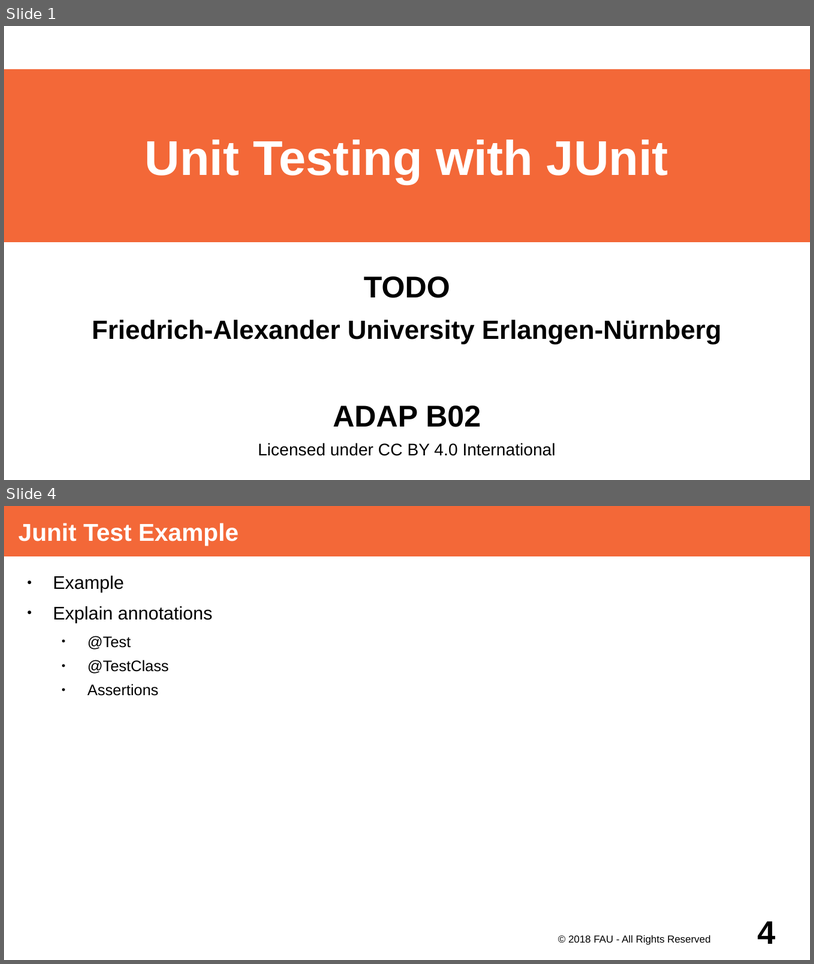
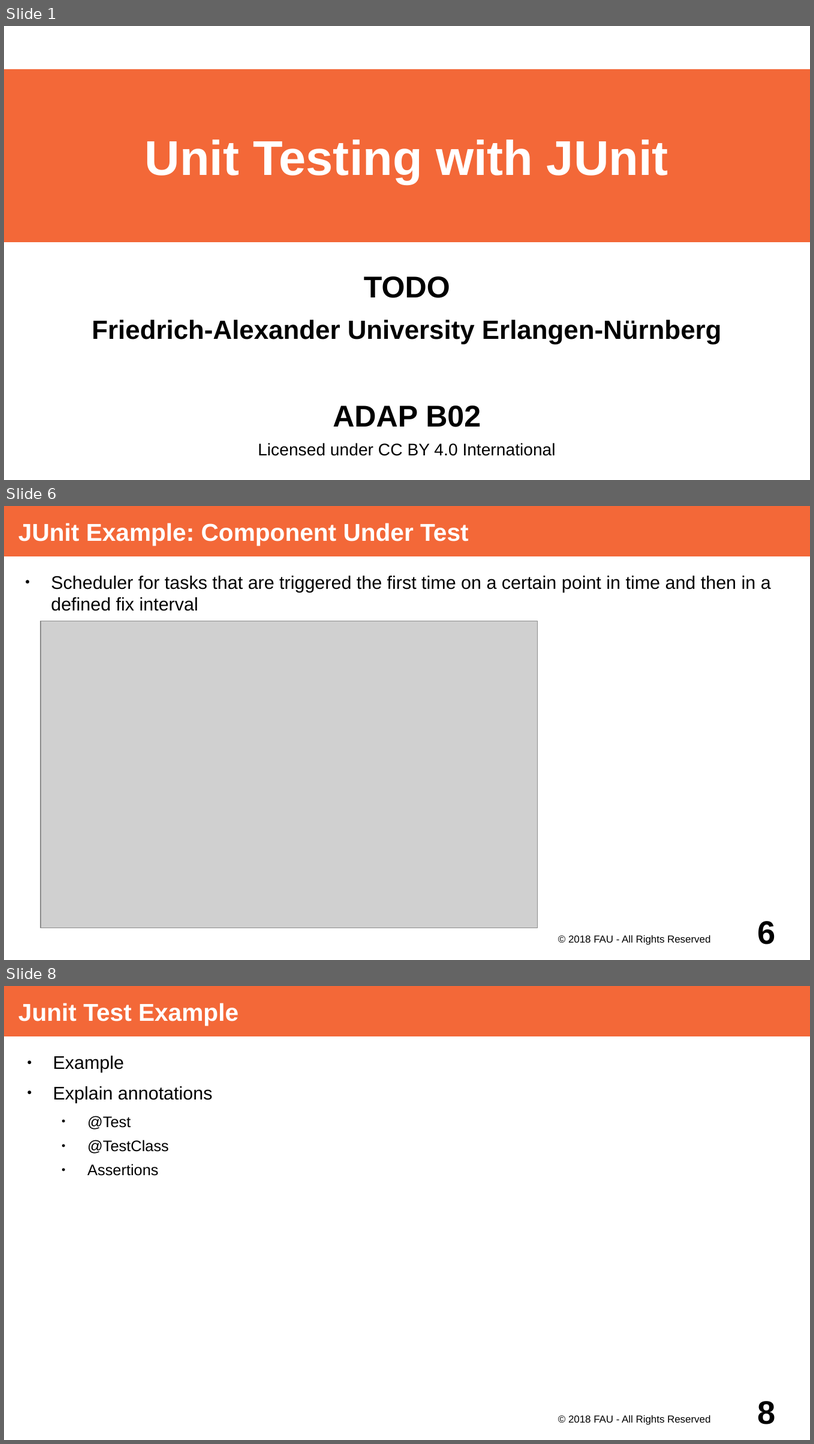
Before and after one commit to dirkriehle/adap-course, a slide deck: Lecture Slides/ADAP B02- Unit Testing with JUnit.odp. Shown one above the other, each under a label of ours: slides 1 and 4 before the commit, slides 1, 6 and 8 after it; the slides between them are not shown. The pictures are 814x964 and 814x1444 pixels, drawn with LibreOffice and Linux fonts; fonts in the diff are those of the drawing; grey boxes stand for pictures. Boxes give left, top, right and bottom in pixels: in the first picture for what was removed or moved away, otherwise in the second. Text is boxed around its words. In the diff, an @@ line names an element or a change of style, - is before the commit and + after.

Commit message:
Add first samples for JUnit

```diff
--- a/Lecture Slides/ADAP B02- Unit Testing with JUnit.odp
+++ b/Lecture Slides/ADAP B02- Unit Testing with JUnit.odp
@@ slide 6 added at [4,506,810,960], background #FFFFFF @@
@@ title added at [4,506,810,556], fill #F36838, 24 pt, text #FFFFFF, bold @@
+JUnit Example: Component Under Test
@@ text added at [51,576,771,611], 18 pt, text #000000 @@
+● Scheduler for tasks that are triggered the first time on a certain point in time and then in a defined fix interval
@@ picture added at [41,621,538,927] @@
@@ text added at [569,934,711,945], 10 pt, text #000000 @@
+© 2018 FAU - All Rights Reserved
@@ page number added at [758,921,776,944], 32 pt, text #000000, bold @@
+6
@@ what was slide 4 is now slide 8 @@
@@ page number at [758,1401,776,1424]: text changed @@
-4
+8
```
Also in this commit, not shown: 1 slide changed, 4 other slides added, 1 slide removed, 2 other files.
